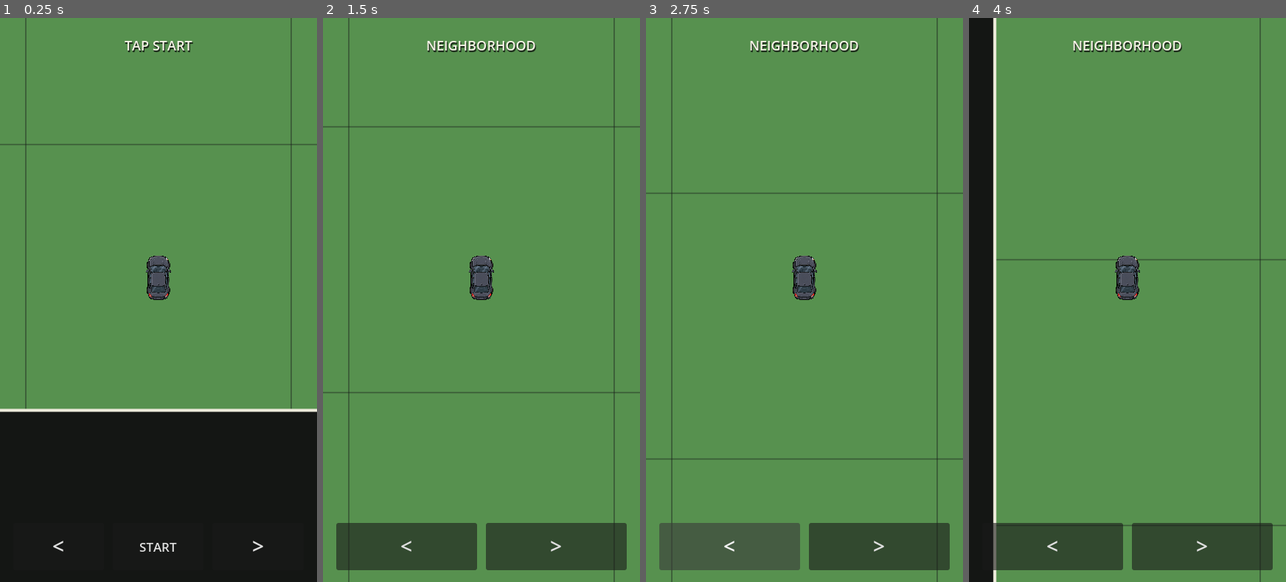
Above: before the commit, frames 1-4 (left to right).
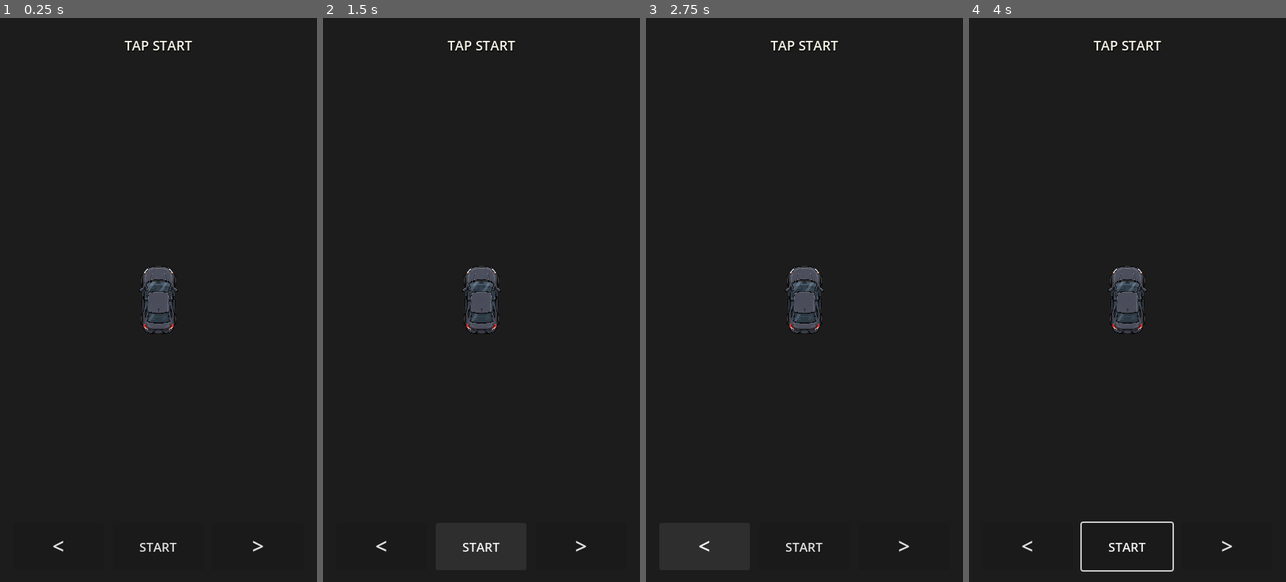
Above: after the commit, the same moments.

Repository: patrickcallahancomedy/comedian
Game: Godot game, scene res://scenes/drive/drive_module.tscn
Two runs of this game, one before a commit and one after it. Both use one fixed random seed, a clock stepped at 60 frames per second and the inputs below.
Inputs (mouse positions are in pixels of both pictures, inside the frame that each line leads up to):
- Up to frame 1 (0.25 s): no input
- Up to frame 2 (1.5 s): click "START" at 0.5 s; click (481, 548) at 1.25 s, where only the run after the commit has a clickable "START"
- Up to frame 3 (2.75 s): click "<" at 2 s
- Up to frame 4 (4 s): tap Enter (ui_accept) at 2.75, 3.02, 3.5 s; move the mouse to (1197, 271) at 2.77 s; hold Right 2.78-3.5 s; tap Space at 2.85 s; click (1197, 271) at 2.92 s; drag from (1064, 328) to (1111, 412) at 3.52 s

The runs differ from the first frame. In frame 1, 70% of the frame differs, in the area x 0-100%, y 0-70%; in frame 2, 100%, in the area x 0-100%, y 0-100%; in frame 3, 100%; in frame 4, 92%.
Error after the commit: Parse Error: Identifier "step_elapsed" not declared in the current scope. (res://scripts/drive/drive_grid_controller.gd:121)

Commit message:
Use true continuous velocity for drive motion

Diff:
--- a/godot/scripts/drive/drive_grid_controller.gd
+++ b/godot/scripts/drive/drive_grid_controller.gd
@@ -42,7 +42,6 @@
 var highway_lane := MAP.HIGHWAY_ENTRY_LANE
 var queued_highway_lane := MAP.HIGHWAY_ENTRY_LANE
 
-var step_elapsed := 0.0
 var move_from := Vector2.ZERO
 var move_to := Vector2.ZERO
 var scale_from := 1.0
@@ -102,7 +101,6 @@
 	move_to = visual_world_position
 	scale_from = visual_cell_scale
 	scale_to = visual_cell_scale
-	step_elapsed = STEP_SECONDS
 	blocked_this_step = false
 	map_rotation = 0.0
 	map_rotation_from = 0.0
@@ -134,7 +132,6 @@
 		return
 
 	drive_time += delta
-	step_elapsed += delta
 	turn_elapsed += delta
 
 	if turn_elapsed < TURN_SECONDS:
@@ -143,26 +140,70 @@
 	else:
 		map_rotation = map_rotation_to
 
-	# Carry extra frame time across cell boundaries instead of throwing it away.
-	# This keeps forward motion truly continuous from one block into the next.
-	while step_elapsed >= STEP_SECONDS and not drive_complete:
-		var overflow := step_elapsed - STEP_SECONDS
-		visual_world_position = move_to
-		visual_cell_scale = scale_to
-		_begin_next_step()
-		# _begin_next_step() resets the timer; restore this frame's leftover time.
-		step_elapsed = overflow
-
-	var t := clampf(step_elapsed / STEP_SECONDS, 0.0, 1.0)
-	visual_world_position = move_from.lerp(move_to, t)
-	visual_cell_scale = lerpf(scale_from, scale_to, t)
+	_advance_continuous_motion(delta)
 
 	_update_car_visual()
 	queue_redraw()
 
 
+func _advance_continuous_motion(delta: float) -> void:
+	var remaining_time := delta
+
+	while remaining_time > 0.0 and not drive_complete:
+		if blocked_this_step:
+			return
+
+		var distance_to_target := visual_world_position.distance_to(move_to)
+		if distance_to_target <= 0.001:
+			visual_world_position = move_to
+			visual_cell_scale = scale_to
+			_begin_next_step()
+			continue
+
+		var speed := _current_world_speed()
+		var time_to_target := distance_to_target / speed
+		var travel_time := minf(remaining_time, time_to_target)
+
+		visual_world_position = visual_world_position.move_toward(
+			move_to,
+			speed * travel_time
+		)
+
+		var segment_length := move_from.distance_to(move_to)
+		if segment_length > 0.001:
+			var progress := 1.0 - (
+				visual_world_position.distance_to(move_to) / segment_length
+			)
+			visual_cell_scale = lerpf(
+				scale_from,
+				scale_to,
+				clampf(progress, 0.0, 1.0)
+			)
+
+		remaining_time -= travel_time
+
+		if visual_world_position.distance_to(move_to) <= 0.001:
+			visual_world_position = move_to
+			visual_cell_scale = scale_to
+			_begin_next_step()
+
+
+func _current_world_speed() -> float:
+	match road_kind:
+		"neighborhood":
+			return float(MAP.NEIGHBORHOOD_CELL) / STEP_SECONDS
+		"highway":
+			return float(MAP.HIGHWAY_CELL) / STEP_SECONDS
+		"city":
+			return float(MAP.CITY_CELL) / STEP_SECONDS
+		"connector_one":
+			return float(MAP.NEIGHBORHOOD_CELL) / STEP_SECONDS
+		"connector_two":
+			return float(MAP.CITY_CELL) / STEP_SECONDS
+	return float(MAP.NEIGHBORHOOD_CELL) / STEP_SECONDS
+
+
 func _begin_next_step() -> void:
-	step_elapsed = 0.0
 	move_from = visual_world_position
 	scale_from = visual_cell_scale
 	blocked_this_step = false
@@ -300,6 +341,9 @@
 	map_rotation_from = map_rotation
 	map_rotation_to = -PI / 2.0 - Vector2(heading).angle()
 	turn_elapsed = 0.0
+
+	if blocked_this_step:
+		_begin_next_step()
 
 
 func _cell_inside(cell: Vector2i, grid_size: Vector2i) -> bool:
